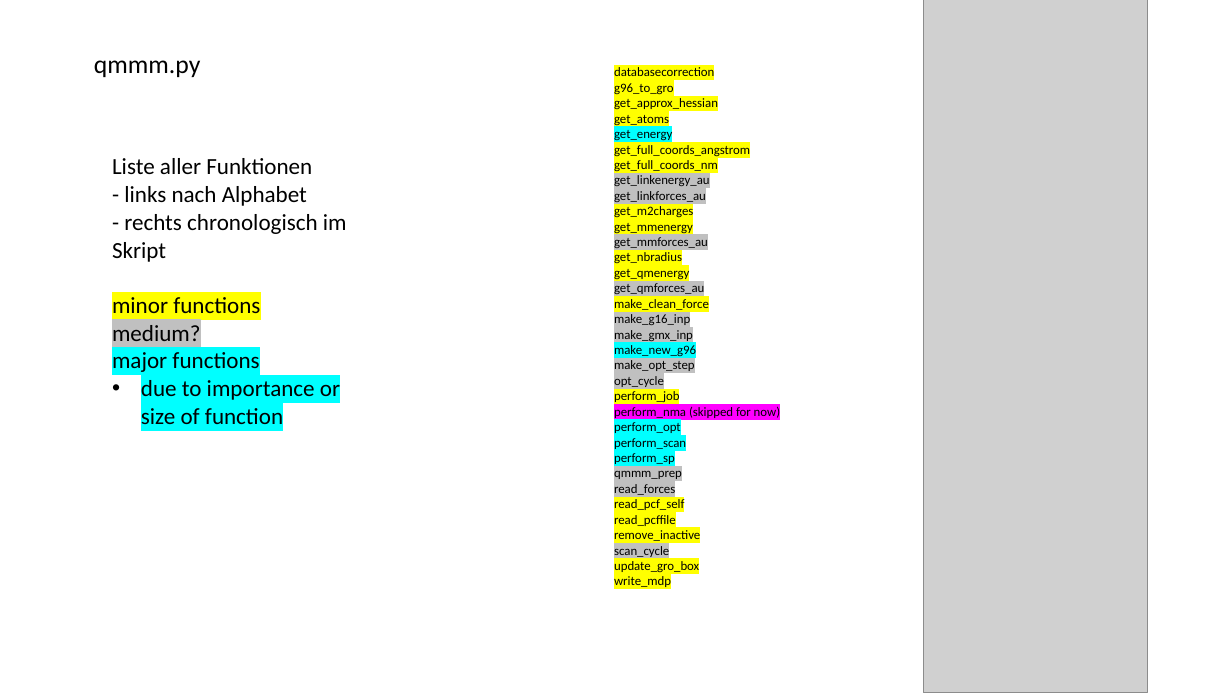
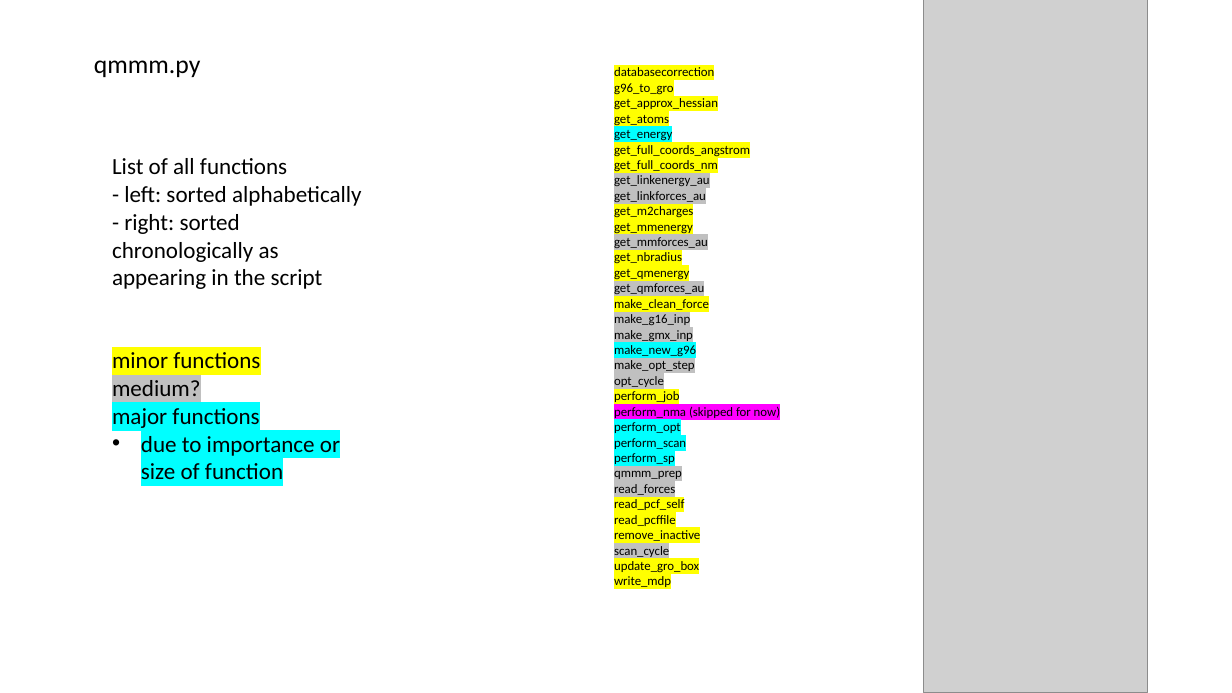
Before and after one commit to AlinaJansen/qmmm_revision, a slide deck: slide 7 of gmx2qmmm_overview.pptx (slide 4 before the commit). Drawn at 1232x693 pixels with LibreOffice and Linux fonts; fonts in the diff are those of the drawing; grey boxes stand for pictures. Boxes give left, top, right and bottom in pixels: in the first picture for what was removed or moved away, otherwise in the second. Text is boxed around its words. In the diff, an @@ line names an element or a change of style, - is before the commit and + after.

```diff
--- a/gmx2qmmm_overview.pptx
+++ b/gmx2qmmm_overview.pptx
@@ text at (x1=112, y1=158, x2=362, y2=289): text changed @@
-Liste aller Funktionen
-- links nach Alphabet
-- rechts chronologisch im Skript
+List of all functions
+- left: sorted alphabetically
+- right: sorted chronologically as appearing in the script
```
Also in this commit, not shown: 4 other slides changed, 19 slides added, 3 other files.
